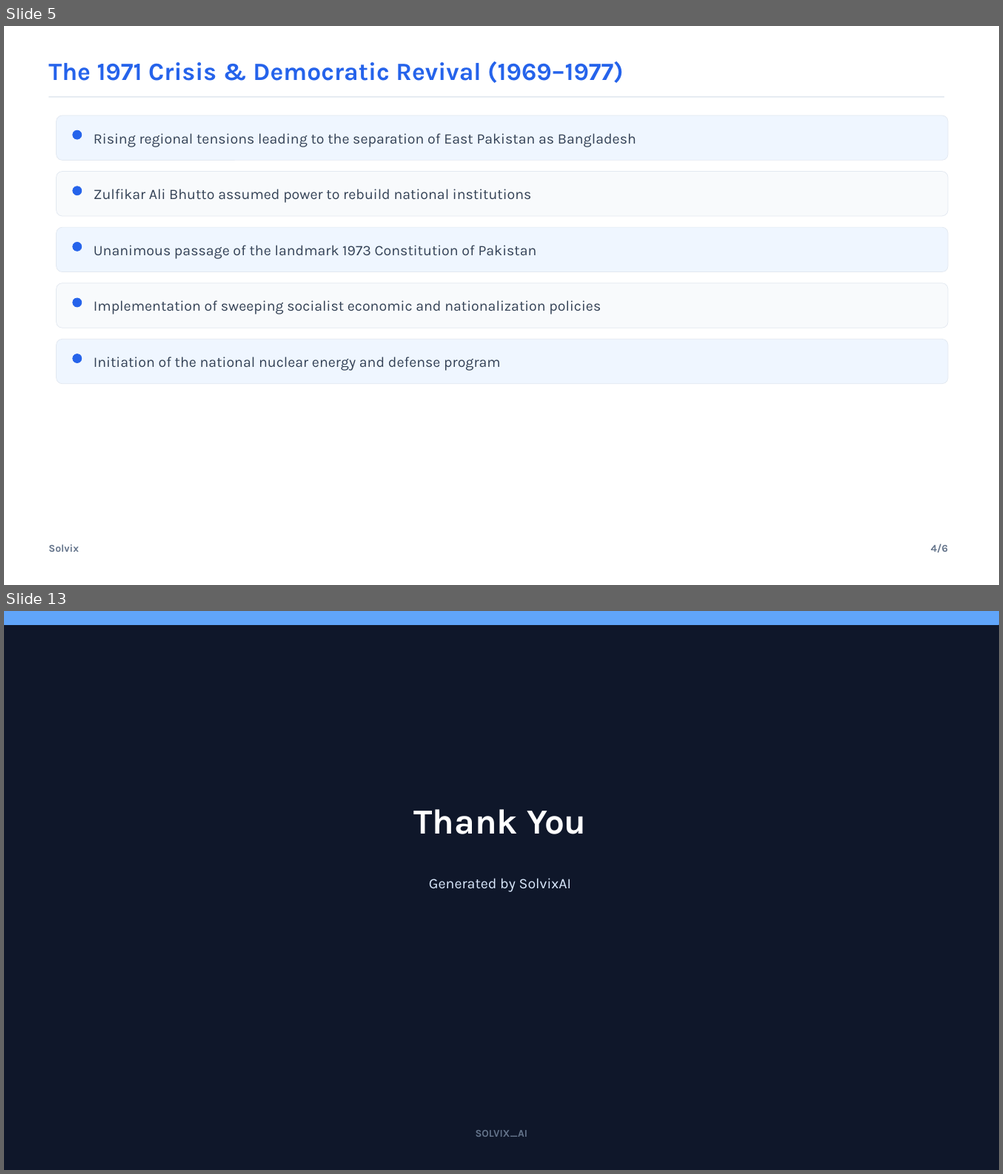
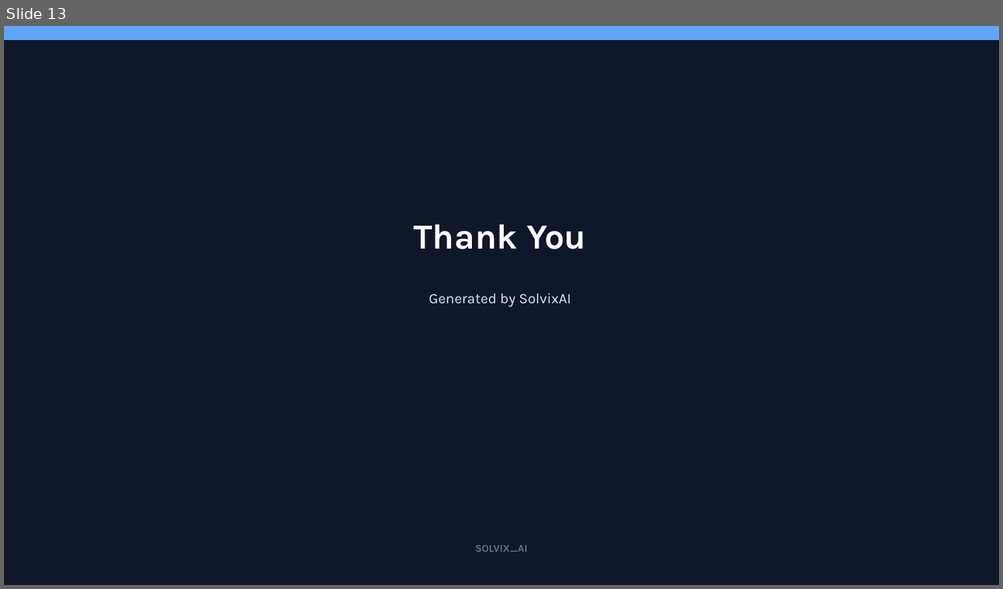
Before and after one commit to SirajAbid17/Solvix, a slide deck: backend/services/agent/presentation.pptx. Shown one above the other, each under a label of ours: slides 5 and 13 before the commit, slide 13 after it; the slides between them are not shown. The pictures are 1003x1174 and 1003x589 pixels, drawn with LibreOffice and Linux fonts; fonts in the diff are those of the drawing. Boxes give left, top, right and bottom in pixels: in the first picture for what was removed or moved away, otherwise in the second. Text is boxed around its words. In the diff, an @@ line names an element or a change of style, - is before the commit and + after.

```diff
--- a/backend/services/agent/presentation.pptx
+++ b/backend/services/agent/presentation.pptx
@@ slide 5 removed at <box>4,26,999,585</box>, background #FFFFFF @@
@@ text removed at <box>48,62,623,83</box> @@
-The 1971 Crisis & Democratic Revival (1969–1977)
@@ line removed from (48, 97) to (944, 97) @@
@@ rounded rectangle removed at <box>57,116,948,160</box> @@
@@ ellipse removed at <box>73,130,82,139</box> @@
@@ text removed at <box>94,133,636,147</box> @@
-Rising regional tensions leading to the separation of East Pakistan as Bangladesh
@@ rounded rectangle removed at <box>57,172,948,216</box> @@
@@ ellipse removed at <box>73,187,82,195</box> @@
@@ text removed at <box>94,189,532,203</box> @@
-Zulfikar Ali Bhutto assumed power to rebuild national institutions
@@ rounded rectangle removed at <box>57,227,948,272</box> @@
@@ ellipse removed at <box>73,242,82,251</box> @@
@@ text removed at <box>94,245,537,259</box> @@
-Unanimous passage of the landmark 1973 Constitution of Pakistan
@@ rounded rectangle removed at <box>57,284,948,328</box> @@
@@ ellipse removed at <box>73,298,82,307</box> @@
@@ text removed at <box>94,301,600,315</box> @@
-Implementation of sweeping socialist economic and nationalization policies
@@ rounded rectangle removed at <box>57,339,948,384</box> @@
@@ ellipse removed at <box>73,355,82,363</box> @@
@@ text removed at <box>94,357,501,371</box> @@
-Initiation of the national nuclear energy and defense program
@@ text removed at <box>48,545,79,552</box> @@
-Solvix
@@ text removed at <box>930,544,948,553</box> @@
-4/6
```
Also in this commit, not shown: 7 slides changed, 5 slides added, 4 other slides removed, 26 other files.
